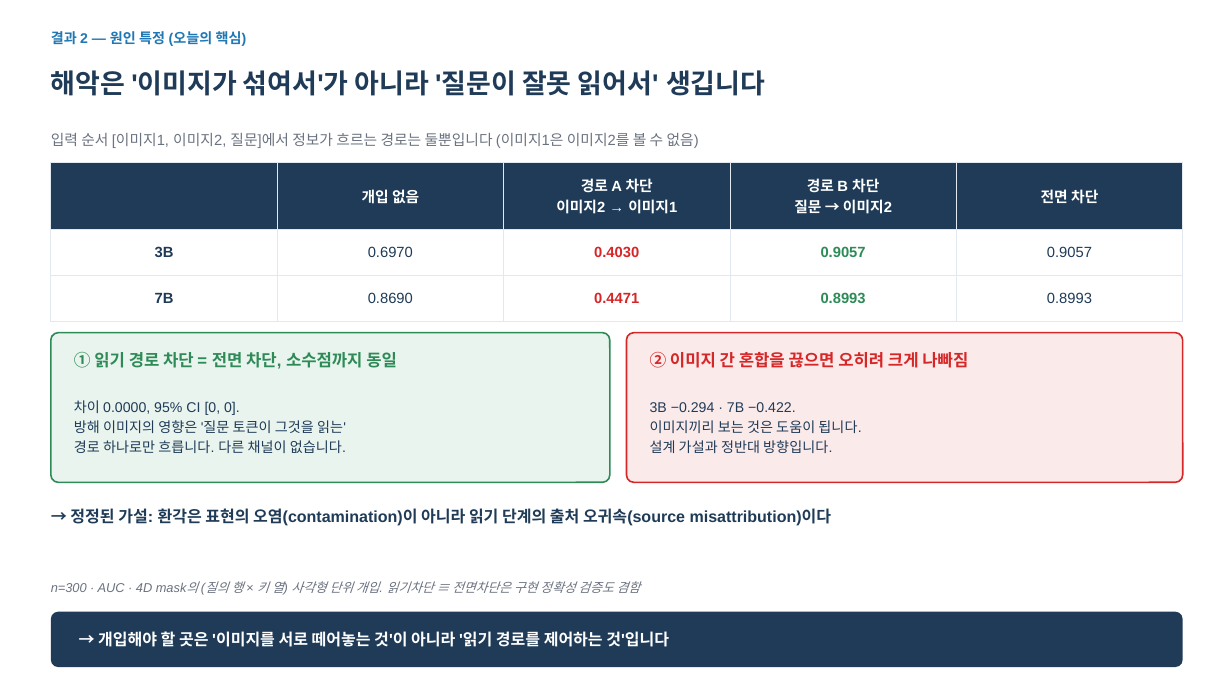
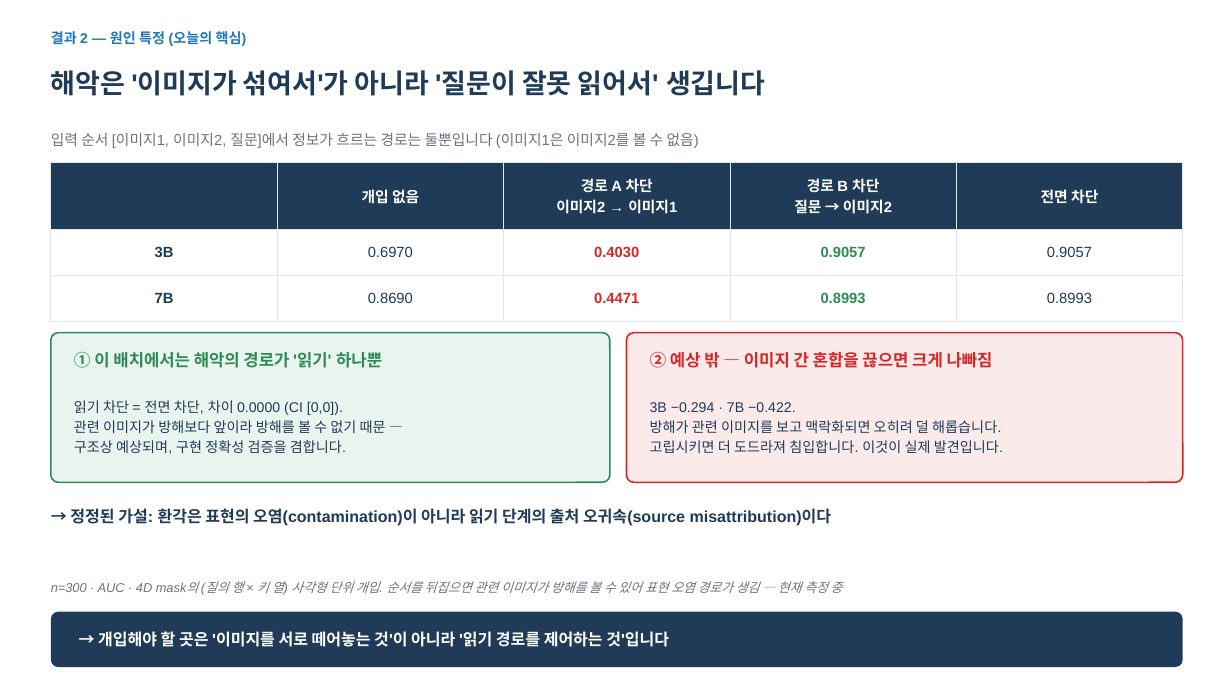
Before and after one commit to hsmai/Source-Depth, a slide deck: slide 4 of meeting/_generated/deck_v5.pptx. Drawn at 1232x693 pixels with LibreOffice and Linux fonts; fonts in the diff are those of the drawing. Boxes give left, top, right and bottom in pixels: in the first picture for what was removed or moved away, otherwise in the second. Text is boxed around its words. In the diff, an @@ line names an element or a change of style, - is before the commit and + after.

```diff
--- a/meeting/_generated/deck_v5.pptx
+++ b/meeting/_generated/deck_v5.pptx
@@ text at box(74, 352, 382, 368): text changed @@
-① 읽기 경로 차단 = 전면 차단, 소수점까지 동일
+① 이 배치에서는 해악의 경로가 '읽기' 하나뿐
@@ text at box(650, 352, 993, 368): text changed @@
-② 이미지 간 혼합을 끊으면 오히려 크게 나빠짐
+② 예상 밖 — 이미지 간 혼합을 끊으면 크게 나빠짐
@@ text at box(74, 400, 386, 454): text changed @@
-차이 0.0000, 95% CI [0, 0].
-방해 이미지의 영향은 '질문 토큰이 그것을 읽는'
-경로 하나로만 흐릅니다. 다른 채널이 없습니다.
+읽기 차단 = 전면 차단, 차이 0.0000 (CI [0,0]).
+관련 이미지가 방해보다 앞이라 방해를 볼 수 없기 때문 —
+구조상 예상되며, 구현 정확성 검증을 겸합니다.
@@ text at box(650, 420, 1003, 453): text changed @@
-이미지끼리 보는 것은 도움이 됩니다.
-설계 가설과 정반대 방향입니다.
+방해가 관련 이미지를 보고 맥락화되면 오히려 덜 해롭습니다.
+고립시키면 더 도드라져 침입합니다. 이것이 실제 발견입니다.
@@ text at box(51, 581, 843, 595): text changed @@
-n=300 · AUC · 4D mask의 (질의 행 × 키 열) 사각형 단위 개입. 읽기차단 ≡ 전면차단은 구현 정확성 검증도 겸함
+n=300 · AUC · 4D mask의 (질의 행 × 키 열) 사각형 단위 개입. 순서를 뒤집으면 관련 이미지가 방해를 볼 수 있어 표현 오염 경로가 생김 — 현재 측정 중
```
Also in this commit, not shown: 3 other files.
